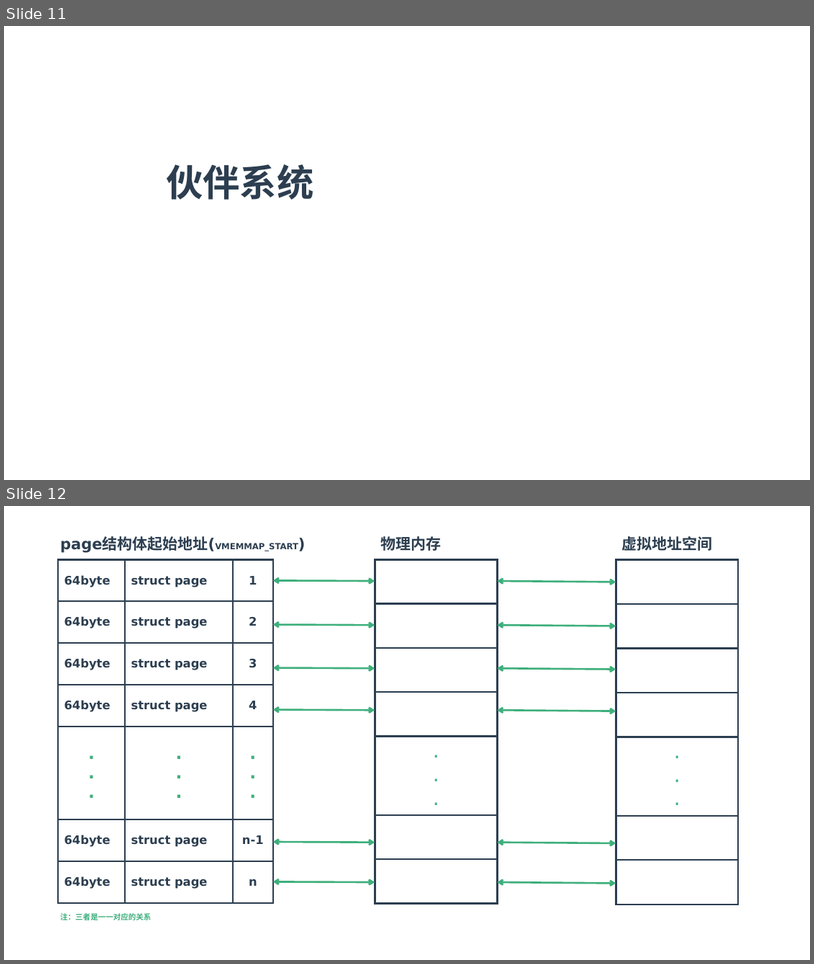
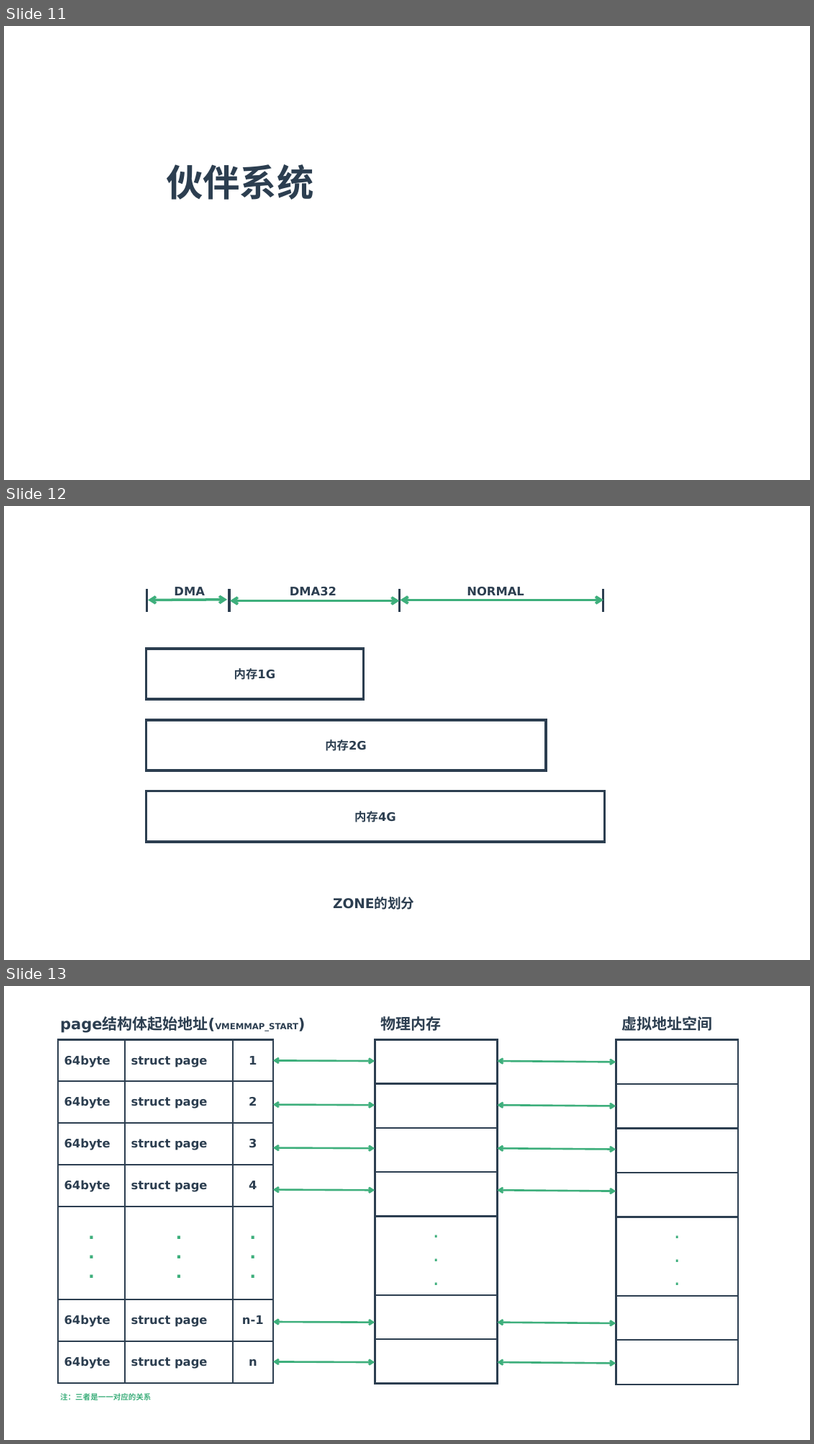
Before and after one commit to zaiqiang-dong/zaiqiang, a slide deck: docs/linux/memory/memory_modle.pptx. Shown one above the other, each under a label of ours: slides 11 and 12 before the commit, slides 11, 12 and 13 after it. The pictures are 814x964 and 814x1444 pixels, drawn with LibreOffice and Linux fonts; fonts in the diff are those of the drawing. Boxes give left, top, right and bottom in pixels: in the first picture for what was removed or moved away, otherwise in the second. Text is boxed around its words. In the diff, an @@ line names an element or a change of style, - is before the commit and + after.

```diff
--- a/docs/linux/memory/memory_modle.pptx
+++ b/docs/linux/memory/memory_modle.pptx
@@ slide 12 added at (4, 506, 810, 960), background #FFFFFF @@
@@ line added from (147, 589) to (147, 612), #2C3E50 3 pt @@
@@ text added at (174, 587, 204, 595), 14 pt, text #2C3E50, bold @@
+DMA
@@ line added from (229, 589) to (229, 612), #2C3E50 3 pt @@
@@ text added at (290, 587, 337, 596), 14 pt, text #2C3E50, bold @@
+DMA32
@@ line added from (399, 589) to (399, 612), #2C3E50 3 pt @@
@@ text added at (467, 587, 525, 596), 14 pt, text #2C3E50, bold @@
+NORMAL
@@ line added from (604, 589) to (604, 612), #2C3E50 3 pt @@
@@ double arrow added from (148, 600) to (227, 600), #3EAF7C 3 pt @@
@@ double arrow added from (230, 601) to (399, 601), #3EAF7C 3 pt @@
@@ double arrow added from (400, 600) to (604, 600), #3EAF7C 3 pt @@
@@ rectangle added at (146, 649, 364, 700), outline #2C3E50 3 pt, 14 pt, text #2C3E50, bold @@
+内存1G
@@ rectangle added at (146, 720, 546, 770), outline #2C3E50 3 pt, 14 pt, text #2C3E50, bold @@
+内存2G
@@ rectangle added at (146, 791, 605, 842), outline #2C3E50 3 pt, 14 pt, text #2C3E50, bold @@
+内存4G
@@ text added at (333, 897, 414, 909), 16 pt, text #2C3E50, bold @@
+ZONE的划分
@@ what was slide 12 is now slide 13 @@
```
Also in this commit, not shown: 59 other files.
